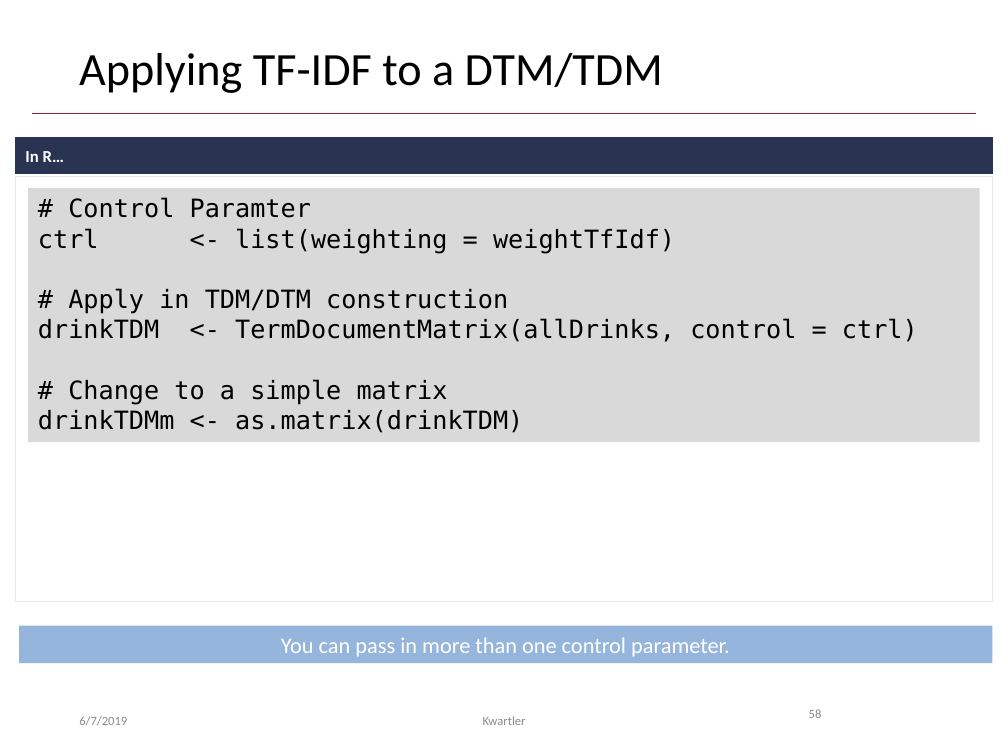
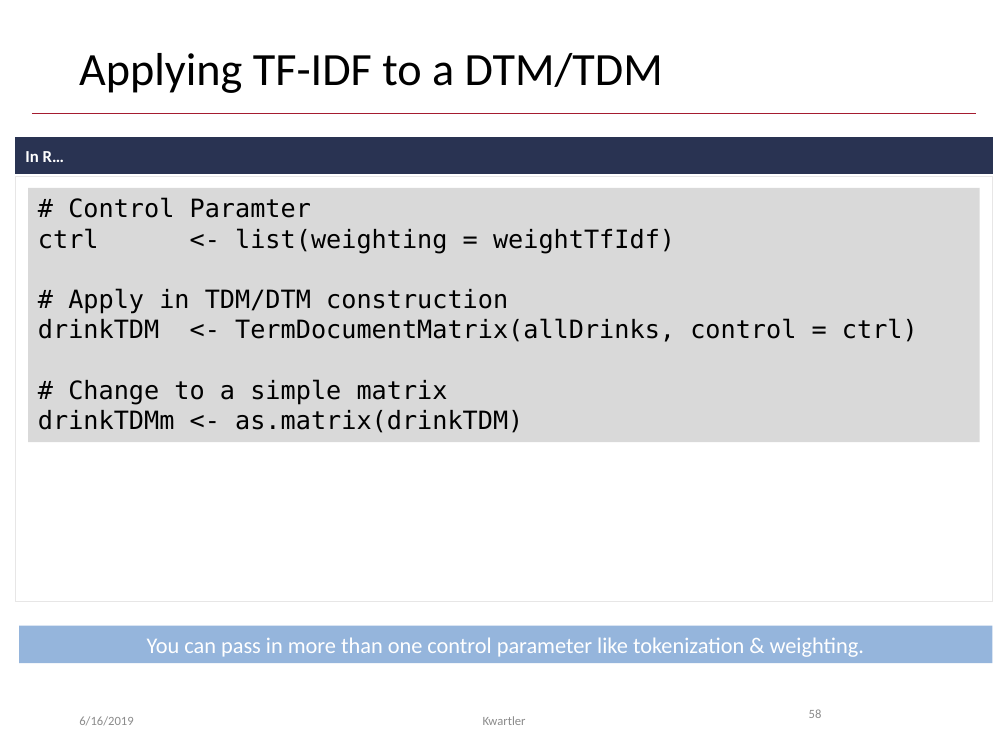
Before and after one commit to kwartler/GSERM_TextMining, a slide deck: slide 58 of B_Tuesday/GSERM_Tuesday_Basic_Visuals_v2.pptx. Drawn at 1008x756 pixels with LibreOffice and Linux fonts; fonts in the diff are those of the drawing; background and template pictures are left out. Boxes give left, top, right and bottom in pixels: in the first picture for what was removed or moved away, otherwise in the second. Text is boxed around its words. In the diff, an @@ line names an element or a change of style, - is before the commit and + after.

```diff
--- a/B_Tuesday/GSERM_Tuesday_Basic_Visuals_v2.pptx
+++ b/B_Tuesday/GSERM_Tuesday_Basic_Visuals_v2.pptx
@@ text in rectangle at bbox=[147, 637, 864, 657]: text changed @@
-You can pass in more than one control parameter.
+You can pass in more than one control parameter like tokenization & weighting.
@@ text at bbox=[79, 716, 133, 726]: text changed @@
-6/7/2019
+6/16/2019
```
Also in this commit, not shown: 66 other slides changed.
